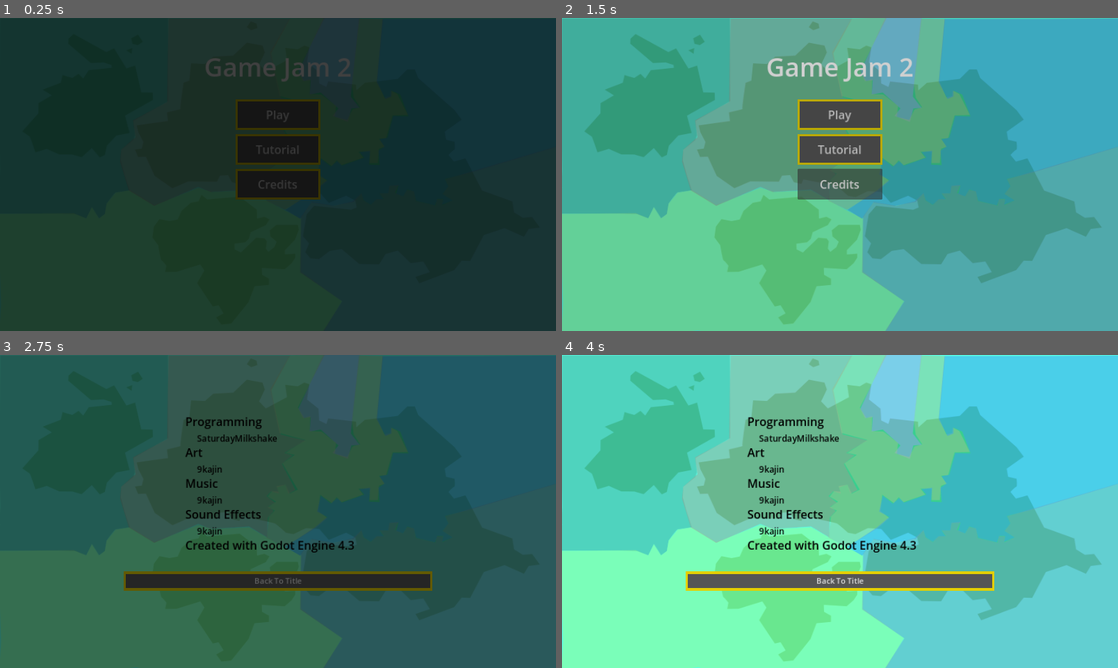
Above: before the commit, frames 1-4 (two rows, left to right).
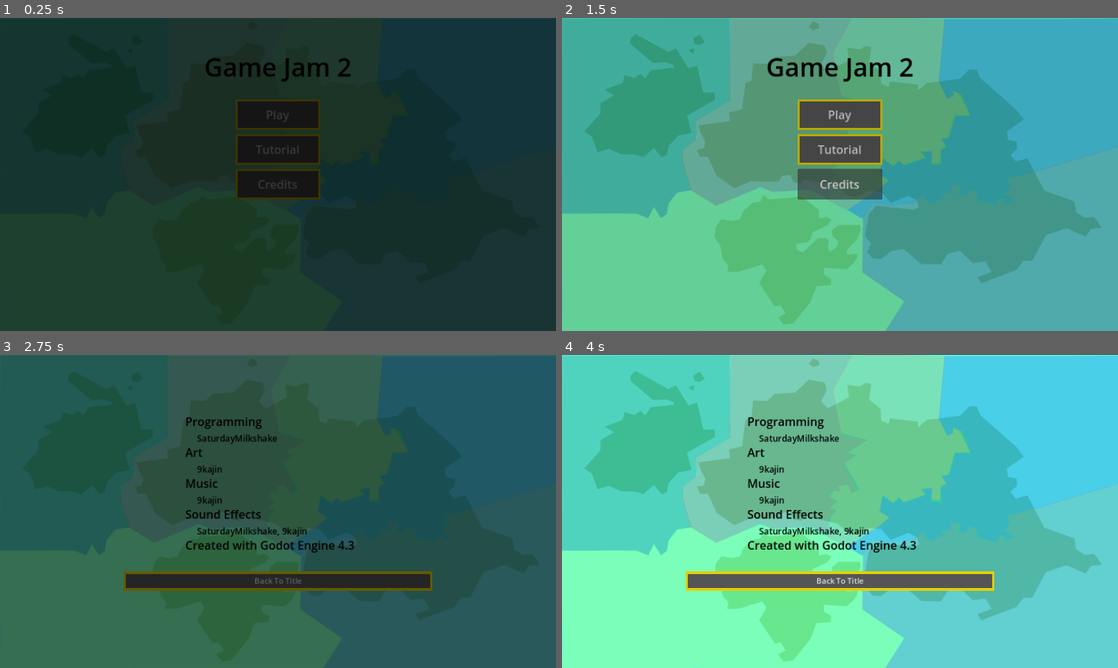
Above: after the commit, the same moments.

Repository: SaturdayMilkshake/game-jam-2
Game: Godot game, scene res://scenes/title_screen/title_screen.tscn
Same seed, same stepped clock (60 frames per second), same inputs: the game is played once before the commit and once after it.
Inputs (mouse positions are in pixels of both pictures, inside the frame that each line leads up to):
- Up to frame 1 (0.25 s): no input
- Up to frame 2 (1.5 s): click "Tutorial" at 0.5 s; click "Credits" at 1.25 s
- Up to frame 3 (2.75 s): click "Play" at 2 s
- Up to frame 4 (4 s): click "Back To Title" at 2.75 s; move the mouse to (962, 495) at 3.52 s

The runs differ from the first frame. In frame 1, 0.6% of the frame differs, in the area x 37-64%, y 12-21%; in frame 2, 2.7%, in the area x 36-65%, y 0-33%; in frame 3, 0.2%; in frame 4, 2.6%.

Commit message:
change world map backgorund in title and credits

Diff:
--- a/assets/map.svg
+++ b/assets/map.svg
@@ -7,7 +7,7 @@
    viewBox="0 0 203.2 135.46667"
    version="1.1"
    id="svg1"
-   inkscape:version="1.4 (e7c3feb100, 2024-10-09)"
+   inkscape:version="1.3.2 (091e20ef0f, 2023-11-25)"
    sodipodi:docname="map.svg"
    xmlns:inkscape="http://www.inkscape.org/namespaces/inkscape"
    xmlns:sodipodi="http://sodipodi.sourceforge.net/DTD/sodipodi-0.dtd"
@@ -24,15 +24,15 @@
      inkscape:deskcolor="#d1d1d1"
      inkscape:document-units="mm"
      showgrid="true"
-     inkscape:zoom="2.46"
-     inkscape:cx="206.09756"
-     inkscape:cy="193.29268"
+     inkscape:zoom="1.63"
+     inkscape:cx="206.44172"
+     inkscape:cy="193.55828"
      inkscape:window-width="1920"
-     inkscape:window-height="1047"
+     inkscape:window-height="1008"
      inkscape:window-x="0"
      inkscape:window-y="0"
      inkscape:window-maximized="1"
-     inkscape:current-layer="layer4">
+     inkscape:current-layer="layer7">
     <inkscape:grid
        id="grid10"
        units="px"
@@ -111,21 +111,16 @@
   <g
      inkscape:groupmode="layer"
      id="layer6"
-     inkscape:label="country4">
-    <path
-       style="opacity:0.5;fill:#ff00ff;stroke-width:0.264583"
-       d="m 118.30962,-0.43021681 -9.24966,23.66192381 1.72087,4.087059 2.7964,-0.430215 -0.43021,6.238142 4.08706,-0.860433 6.45325,6.883469 -2.15109,3.226625 5.59282,2.581301 1.29065,-5.807926 3.01152,-0.215109 -3.22662,-4.947494 L 131.43123,0 Z"
-       id="path20"
-       sodipodi:nodetypes="cccccccccccccc" />
-  </g>
+     inkscape:label="country4" />
   <g
      inkscape:groupmode="layer"
      id="layer7"
      inkscape:label="country5">
     <path
-       style="fill:#ff6600;stroke-width:0.264583;opacity:0.5"
-       d="m 105.83333,0.2151084 12.90651,-0.4302168 -9.89499,23.0165984 2.36619,4.517276 2.15108,-0.860433 -0.2151,6.453251 4.30217,0.215109 5.3777,4.947494 -0.43021,4.732385 4.51728,1.290651 1.93597,-4.517277 2.79641,-0.860435 -2.36619,-4.302167 -0.64533,-5.807927 2.5813,-28.3943086 8.81945,0.21510841 -2.15109,26.88854919 …(731 unchanged characters)…
-       id="path21" />
+       style="opacity:0.5;fill:#ff6600;stroke-width:0.264583"
+       d="m 105.83333,0.2151084 12.90651,-0.4302168 12.47628,0.4302168 8.81945,0.21510841 -2.15109,26.88854919 …(731 unchanged characters)…
+       id="path21"
+       sodipodi:nodetypes="ccccccccccccccccccccccccccccccccccccccccccccccc" />
   </g>
   <g
      inkscape:groupmode="layer"
--- a/scenes/country/country.gd
+++ b/scenes/country/country.gd
@@ -154,6 +154,7 @@
 	check_statuses()
 	pulse_country(true)
 	SignalHandler.emit_signal("country_selected", country_name, flag, population, economy.economy, stability.stability, military.military, cooperation.cooperation, status_text)
+	$Click.play()
 
 func _on_map_mouse_entered() -> void:
 	self.modulate = Color(1.0, 1.0, 1.0, 0.5)
--- a/scenes/country/country.tscn
+++ b/scenes/country/country.tscn
@@ -6,6 +6,7 @@
 [ext_resource type="PackedScene" uid="uid://bvfdoie2gtv8b" path="res://scenes/components/military/military.tscn" id="3_jvxxf"]
 [ext_resource type="PackedScene" uid="uid://bqpgu6a8kjg50" path="res://scenes/components/cooperation/cooperation.tscn" id="5_hfe5j"]
 [ext_resource type="Shader" path="res://scenes/country/country_map.gdshader" id="6_3d7ie"]
+[ext_resource type="AudioStream" uid="uid://5f800qeqnano" path="res://assets/audio/click.ogg" id="7_408jd"]
 
 [sub_resource type="ShaderMaterial" id="ShaderMaterial_pyoy8"]
 resource_local_to_scene = true
@@ -55,6 +56,10 @@
 fit_content = true
 scroll_active = false
 
+[node name="Click" type="AudioStreamPlayer" parent="."]
+stream = ExtResource("7_408jd")
+volume_db = 10.0
+
 [connection signal="mouse_entered" from="Map" to="." method="_on_map_mouse_entered"]
 [connection signal="mouse_exited" from="Map" to="." method="_on_map_mouse_exited"]
 [connection signal="pressed" from="Map" to="." method="_on_map_pressed"]
--- a/scenes/credits/credits.gd
+++ b/scenes/credits/credits.gd
@@ -2,3 +2,4 @@
 
 func _on_back_to_title_pressed() -> void:
 	SignalHandler.emit_signal("transition_requested", true, "res://scenes/title_screen/title_screen.tscn")
+	$Click.play()
--- a/scenes/credits/credits.tscn
+++ b/scenes/credits/credits.tscn
@@ -1,8 +1,9 @@
-[gd_scene load_steps=6 format=3 uid="uid://c8a1x8bhu5ikd"]
+[gd_scene load_steps=7 format=3 uid="uid://c8a1x8bhu5ikd"]
 
 [ext_resource type="Script" path="res://scenes/credits/credits.gd" id="1_ejn25"]
 [ext_resource type="PackedScene" uid="uid://cwxcuy4jjbd7d" path="res://scenes/transition/transition.tscn" id="2_8dgji"]
 [ext_resource type="Texture2D" uid="uid://cv57qesw07e7g" path="res://assets/map.svg" id="2_477rs"]
+[ext_resource type="AudioStream" uid="uid://5f800qeqnano" path="res://assets/audio/click.ogg" id="4_78n4w"]
 
 [sub_resource type="StyleBoxEmpty" id="StyleBoxEmpty_wjha5"]
 
@@ -120,7 +121,7 @@
 offset_bottom = 66.0
 theme_override_colors/font_color = Color(0, 0, 0, 1)
 theme_override_font_sizes/font_size = 18
-text = "9kajin"
+text = "SaturdayMilkshake, 9kajin"
 
 [node name="Godot" type="Label" parent="CreditsContainer"]
 layout_mode = 0
@@ -144,4 +145,8 @@
 
 [node name="Transition" parent="." instance=ExtResource("2_8dgji")]
 
+[node name="Click" type="AudioStreamPlayer" parent="."]
+stream = ExtResource("4_78n4w")
+volume_db = 10.0
+
 [connection signal="pressed" from="BackToTitle" to="." method="_on_back_to_title_pressed"]
--- a/scenes/title_screen/title_screen.gd
+++ b/scenes/title_screen/title_screen.gd
@@ -2,9 +2,12 @@
 
 func _on_play_pressed() -> void:
 	SignalHandler.emit_signal("transition_requested", true, "res://scenes/world/world.tscn")
+	$Click.play()
 
 func _on_tutorial_pressed() -> void:
 	SignalHandler.emit_signal("transition_requested", true, "res://scenes/tutorial/tutorial.tscn")
+	$Click.play()
 
 func _on_credits_pressed() -> void:
 	SignalHandler.emit_signal("transition_requested", true, "res://scenes/credits/credits.tscn")
+	$Click.play()
--- a/scenes/title_screen/title_screen.tscn
+++ b/scenes/title_screen/title_screen.tscn
@@ -1,8 +1,9 @@
-[gd_scene load_steps=8 format=3 uid="uid://bepvexre67rlj"]
+[gd_scene load_steps=9 format=3 uid="uid://bepvexre67rlj"]
 
 [ext_resource type="Script" path="res://scenes/title_screen/title_screen.gd" id="1_ve2lx"]
 [ext_resource type="PackedScene" uid="uid://cwxcuy4jjbd7d" path="res://scenes/transition/transition.tscn" id="2_70o7c"]
 [ext_resource type="Texture2D" uid="uid://cv57qesw07e7g" path="res://assets/map.svg" id="2_b37h0"]
+[ext_resource type="AudioStream" uid="uid://5f800qeqnano" path="res://assets/audio/click.ogg" id="4_b4byb"]
 
 [sub_resource type="StyleBoxEmpty" id="StyleBoxEmpty_5imww"]
 
@@ -48,6 +49,7 @@
 offset_top = 64.0
 offset_right = 1152.0
 offset_bottom = 137.0
+theme_override_colors/font_color = Color(0, 0, 0, 1)
 theme_override_font_sizes/font_size = 53
 text = "Game Jam 2"
 horizontal_alignment = 1
@@ -86,6 +88,10 @@
 
 [node name="Transition" parent="." instance=ExtResource("2_70o7c")]
 
+[node name="Click" type="AudioStreamPlayer" parent="."]
+stream = ExtResource("4_b4byb")
+volume_db = 10.0
+
 [connection signal="pressed" from="Play" to="." method="_on_play_pressed"]
 [connection signal="pressed" from="Tutorial" to="." method="_on_tutorial_pressed"]
 [connection signal="pressed" from="Credits" to="." method="_on_credits_pressed"]
--- a/scenes/tutorial/tutorial.tscn
+++ b/scenes/tutorial/tutorial.tscn
@@ -297,7 +297,6 @@
 offset_bottom = 128.0
 
 [node name="Transition" parent="." instance=ExtResource("14_5625m")]
-visible = false
 
 [connection signal="pressed" from="BackToTitle" to="." method="_on_back_to_title_pressed"]
 
--- a/scenes/world/ui/country_info/country_info.gd
+++ b/scenes/world/ui/country_info/country_info.gd
@@ -108,6 +108,7 @@
 	else:
 		SignalHandler.emit_signal("set_event_info_visibility", true)
 		self.visible = false
+	$Click.play()
 
 func new_turn() -> void:
 	self.visible = false
@@ -116,11 +117,13 @@
 	$InfluenceAttribute/AddAttribute.disabled = true
 	$InfluenceAttribute/SubtractAttribute.disabled = false
 	add_attribute_mode = true
+	$Click.play()
 
 func _on_subtract_attribute_pressed() -> void:
 	$InfluenceAttribute/AddAttribute.disabled = false
 	$InfluenceAttribute/SubtractAttribute.disabled = true
 	add_attribute_mode = false
+	$Click.play()
 
 func _on_economy_pressed() -> void:
 	if in_tutorial:
--- a/scenes/world/ui/country_info/country_info.tscn
+++ b/scenes/world/ui/country_info/country_info.tscn
@@ -1,7 +1,8 @@
-[gd_scene load_steps=10 format=3 uid="uid://bs357xfrieidy"]
+[gd_scene load_steps=11 format=3 uid="uid://bs357xfrieidy"]
 
 [ext_resource type="Script" path="res://scenes/world/ui/country_info/country_info.gd" id="1_rn7no"]
 [ext_resource type="Texture2D" uid="uid://ccx85m0m64euw" path="res://assets/flags/satura.svg" id="2_pgu2d"]
+[ext_resource type="AudioStream" uid="uid://5f800qeqnano" path="res://assets/audio/click.ogg" id="3_g026d"]
 
 [sub_resource type="StyleBoxEmpty" id="StyleBoxEmpty_mytyi"]
 
@@ -154,6 +155,10 @@
 theme_override_styles/focus = SubResource("StyleBoxEmpty_umjqx")
 text = "-"
 
+[node name="Click" type="AudioStreamPlayer" parent="."]
+stream = ExtResource("3_g026d")
+volume_db = 10.0
+
 [connection signal="pressed" from="Economy" to="." method="_on_economy_pressed"]
 [connection signal="pressed" from="Stability" to="." method="_on_stability_pressed"]
 [connection signal="pressed" from="Military" to="." method="_on_military_pressed"]
--- a/scenes/world/ui/notice_info/notice_info.gd
+++ b/scenes/world/ui/notice_info/notice_info.gd
@@ -38,7 +38,8 @@
 	"War Progress cannot be reduced. Play wisely!",
 	"Lastly, cooperation. Cooperation is the most important attribute to monitor when you are aiming for peace.",
 	"If a country's cooperation is at 10 at the start of a new year, it will contribute to Peace Progress.",
-	"In order to beat the game, you must reach 100% in Peace Progress. Good luck!", #34
+	"However, when its cooperation reaches 0, it can no longer be modified again and the country's attributes will no longer be affected by influence.",
+	"In order to beat the game, you must reach 100% in Peace Progress. Good luck!", #35
 ]
 
 var current_tutorial_position: int = 0
@@ -58,8 +59,12 @@
 	match current_tutorial_position:
 		7:
 			pass
+		35:
+			tutorial_finished = true
+			$Click.play()
 		_:
 			next_text()
+			$Click.play()
 	if tutorial_finished:
 		SignalHandler.emit_signal("transition_requested", true, "res://scenes/title_screen/title_screen.tscn")
 
@@ -78,10 +83,9 @@
 				SignalHandler.emit_signal("new_event_requested")
 				self.visible = false
 				$NextEvent.visible = false
-			34:
+			35:
 				$NextEvent.text = "Finish Tutorial"
 				$NextEvent.visible = true
-				tutorial_finished = true
 
 func country_selected(_country: String, _flag: String, _population: int, _economy: int, _stability: int, _military: int, _cooperation: int, _statuses: String) -> void:
 	self.visible = false
--- a/scenes/world/ui/notice_info/notice_info.tscn
+++ b/scenes/world/ui/notice_info/notice_info.tscn
@@ -1,6 +1,7 @@
-[gd_scene load_steps=3 format=3 uid="uid://ca7gygaworqno"]
+[gd_scene load_steps=4 format=3 uid="uid://ca7gygaworqno"]
 
 [ext_resource type="Script" path="res://scenes/world/ui/notice_info/notice_info.gd" id="1_1pe52"]
+[ext_resource type="AudioStream" uid="uid://5f800qeqnano" path="res://assets/audio/click.ogg" id="2_o6o7p"]
 
 [sub_resource type="StyleBoxEmpty" id="StyleBoxEmpty_1ivfs"]
 
@@ -44,4 +45,8 @@
 theme_override_styles/focus = SubResource("StyleBoxEmpty_1ivfs")
 text = "Next"
 
+[node name="Click" type="AudioStreamPlayer" parent="."]
+stream = ExtResource("2_o6o7p")
+volume_db = 10.0
+
 [connection signal="pressed" from="NextEvent" to="." method="_on_next_event_pressed"]
Not shown, added: assets/audio/click.ogg.import
Not shown: 1 places in scenes/country/country.tscn that only renumber resources
Not shown, added: assets/audio/click.ogg
